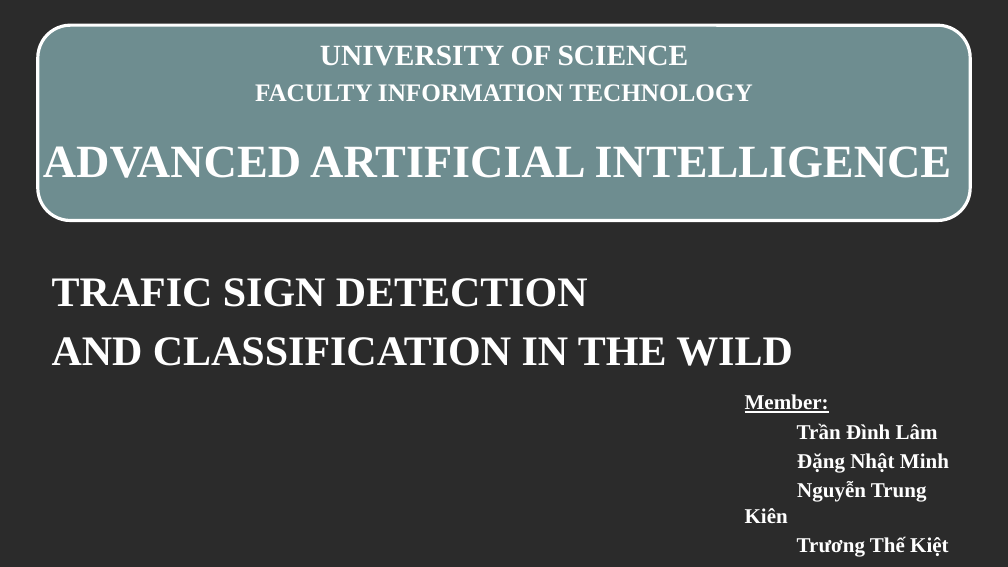
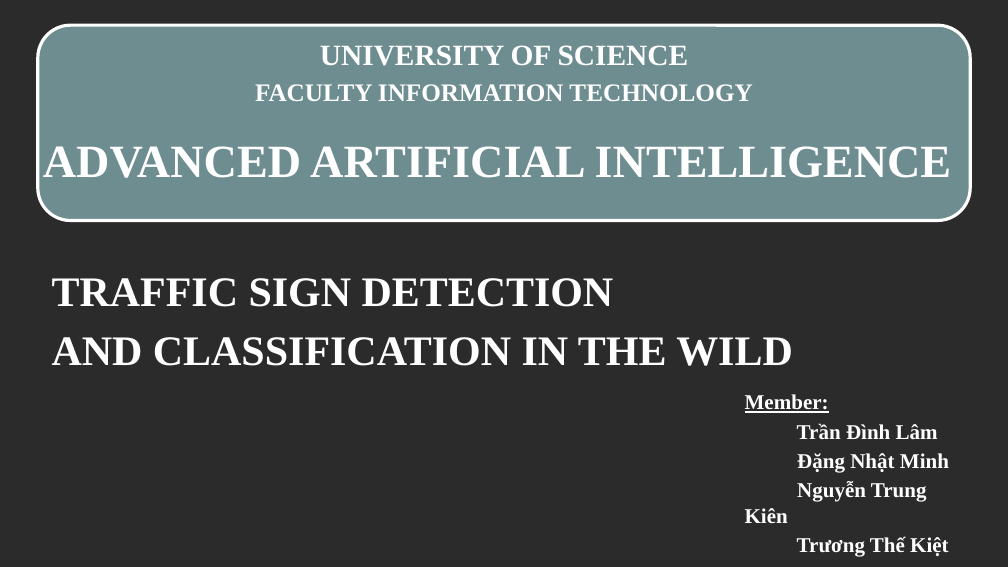
Before and after one commit to trandinhlam/document, a slide deck: slide 1 of AI_NangCao/slide/slide.pptx. Drawn at 1008x567 pixels with LibreOffice and Linux fonts; fonts in the diff are those of the drawing; background and template pictures are left out; a plain dark background stands for a picture behind light text. Boxes give left, top, right and bottom in pixels: in the first picture for what was removed or moved away, otherwise in the second. Text is boxed around its words. In the diff, an @@ line names an element or a change of style, - is before the commit and + after.

```diff
--- a/AI_NangCao/slide/slide.pptx
+++ b/AI_NangCao/slide/slide.pptx
@@ subtitle at box(52, 278, 614, 307): text changed @@
-TRAFIC SIGN DETECTION
+TRAFFIC SIGN DETECTION
```
Also in this commit, not shown: 6 other slides changed, 5 slides added.
